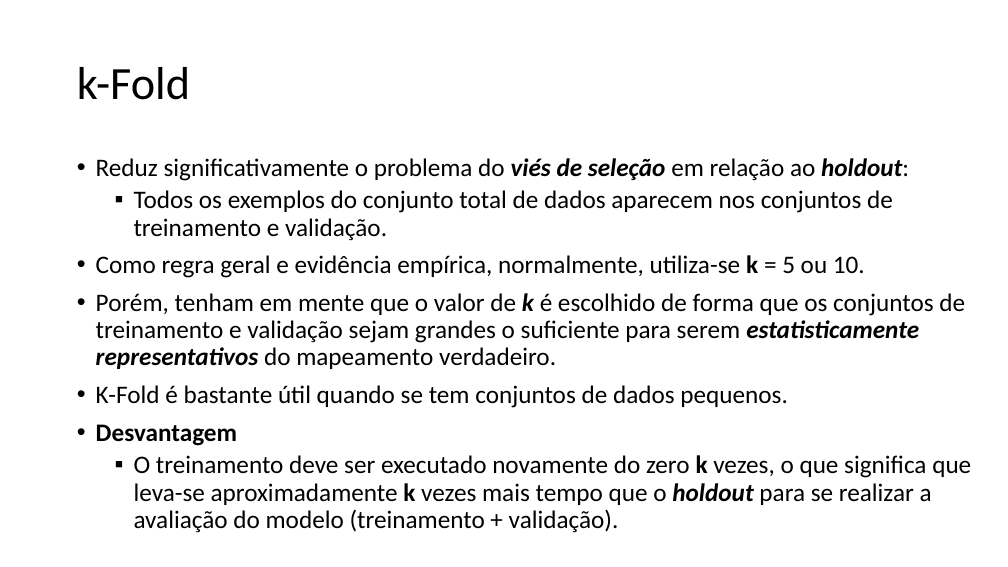
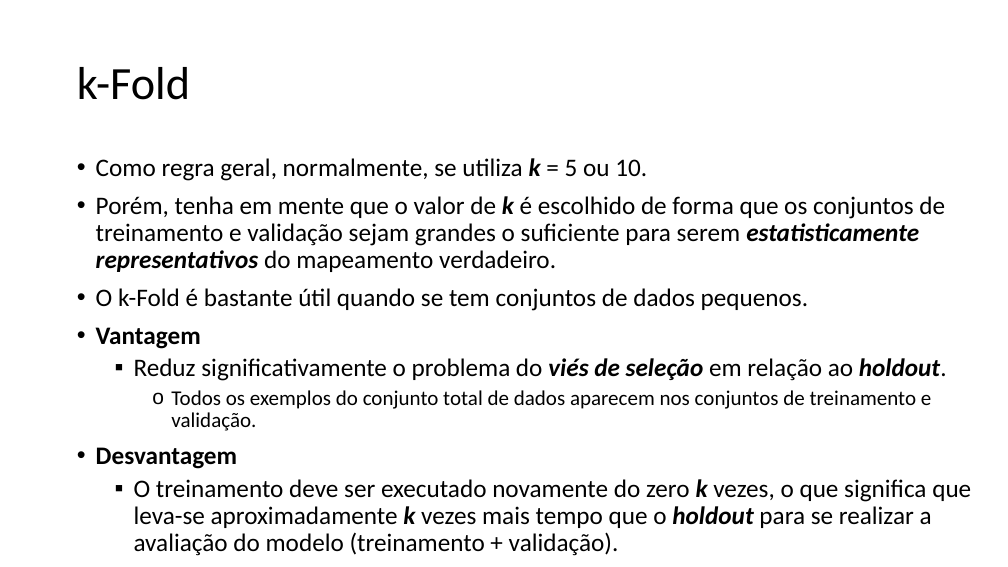
Before and after one commit to zz4fap/t319_aprendizado_de_maquina, a slide deck: slide 7 of slides/T319_Regressão_Linear (Parte V).pptx. Drawn at 1008x567 pixels with LibreOffice and Linux fonts; fonts in the diff are those of the drawing. Boxes give left, top, right and bottom in pixels: in the first picture for what was removed or moved away, otherwise in the second. Text is boxed around its words. In the diff, an @@ line names an element or a change of style, - is before the commit and + after.

```diff
--- a/slides/T319_Regressão_Linear (Parte V).pptx
+++ b/slides/T319_Regressão_Linear (Parte V).pptx
@@ text at (96,158,947,381): text changed @@
-• Reduz significativamente o problema do viés de seleção em relação ao holdout:
+• Como regra geral, normalmente, se utiliza k = 5 ou 10.
+• Porém, tenha em mente que o valor de k é escolhido de forma que os conjuntos de treinamento e validação sejam grandes o suficiente para serem estatisticamente representativos do mapeamento verdadeiro.
+• O k-Fold é bastante útil quando se tem conjuntos de dados pequenos.
+• Vantagem
+  ▪ Reduz significativamente o problema do viés de seleção em relação ao holdout.
@@ text at (96,255,965,408): paragraphs removed @@
-• Como regra geral e evidência empírica, normalmente, utiliza-se k = 5 ou 10.
-• Porém, tenham em mente que o valor de k é escolhido de forma que os conjuntos de treinamento e validação sejam grandes o suficiente para serem estatisticamente representativos do mapeamento verdadeiro.
-• K-Fold é bastante útil quando se tem conjuntos de dados pequenos.
@@ text at (134,390,971,556): size 24 to 20 pt in "Todos os exemplos do conjunto total de ..."; italic on in "k k"; bullet ▪ to o; list level 2 to 3 in "Todos os exemplos do conjunto ..." @@
```
Also in this commit, not shown: 7 other slides changed, 2 other files.
